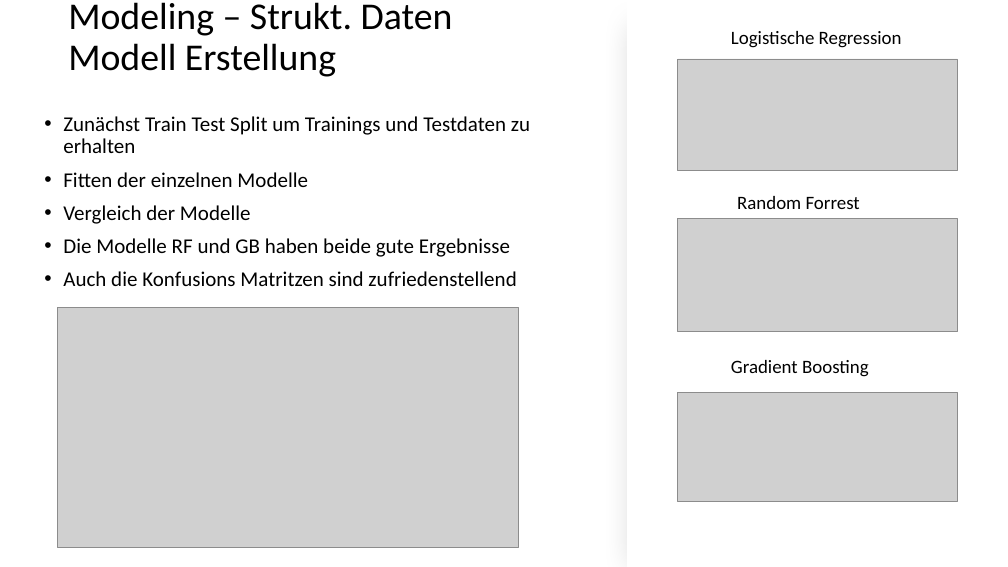
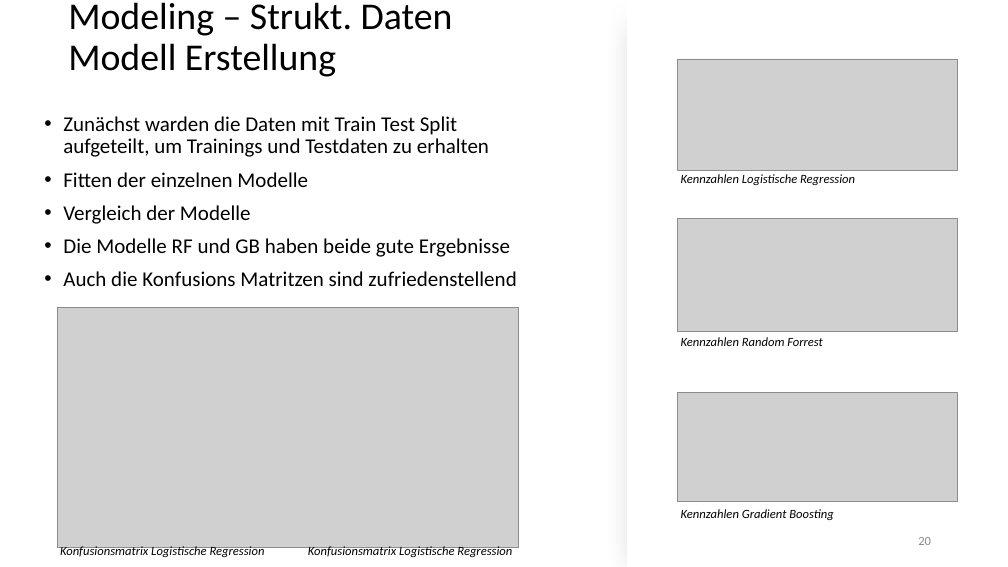
Before and after one commit to Flitschi7/big-data-management, a slide deck: slide 20 of Organisational/Dokumentation HHZ Rocket Project.pptx. Drawn at 1008x567 pixels with LibreOffice and Linux fonts; fonts in the diff are those of the drawing; grey boxes stand for pictures. Boxes give left, top, right and bottom in pixels: in the first picture for what was removed or moved away, otherwise in the second. Text is boxed around its words. In the diff, an @@ line names an element or a change of style, - is before the commit and + after.

```diff
--- a/Organisational/Dokumentation HHZ Rocket Project.pptx
+++ b/Organisational/Dokumentation HHZ Rocket Project.pptx
@@ text at (63, 116, 489, 157): text changed @@
-• Zunächst Train Test Split um Trainings und Testdaten zu erhalten
+• Zunächst warden die Daten mit Train Test Split aufgeteilt, um Trainings und Testdaten zu erhalten
@@ text added at (681, 174, 855, 185), 12 pt, text #000000, italic @@
+Kennzahlen Logistische Regression
@@ text at (681, 337, 823, 346): text changed; size 18 to 12 pt; italic on @@
-Random Forrest
+Kennzahlen Random Forrest
@@ text at (681, 509, 833, 520): text changed; size 18 to 12 pt; italic on @@
-Gradient Boosting
+Kennzahlen Gradient Boosting
@@ page number added at (918, 537, 931, 545), 12 pt, text #8C8C8C @@
+20
@@ text at (60, 546, 265, 558): text changed; size 18 to 12 pt; italic on @@
-Logistische Regression
+Konfusionsmatrix Logistische Regression
@@ text added at (308, 546, 512, 558), 12 pt, text #000000, italic @@
+Konfusionsmatrix Logistische Regression
```
Also in this commit, not shown: 13 other slides changed.
